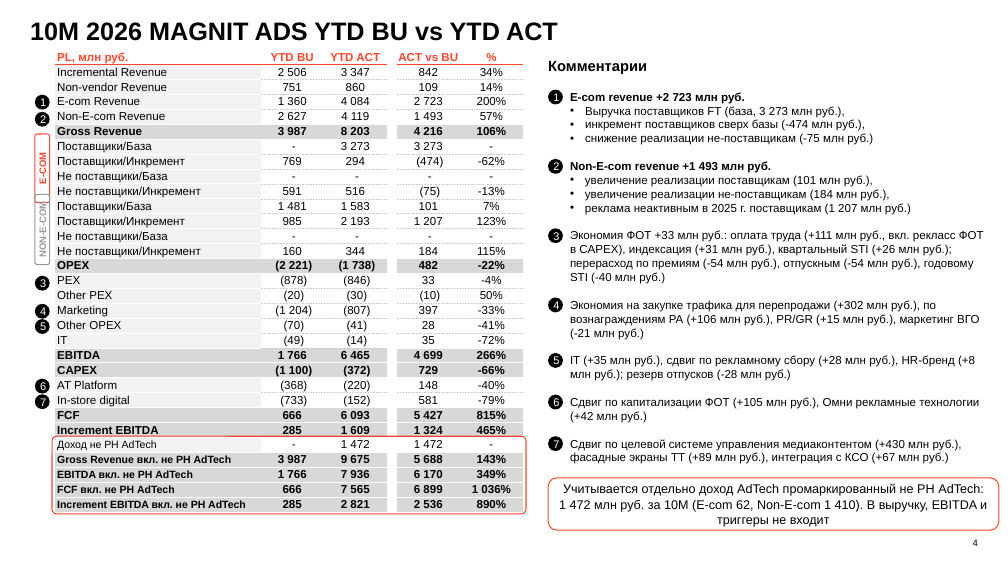
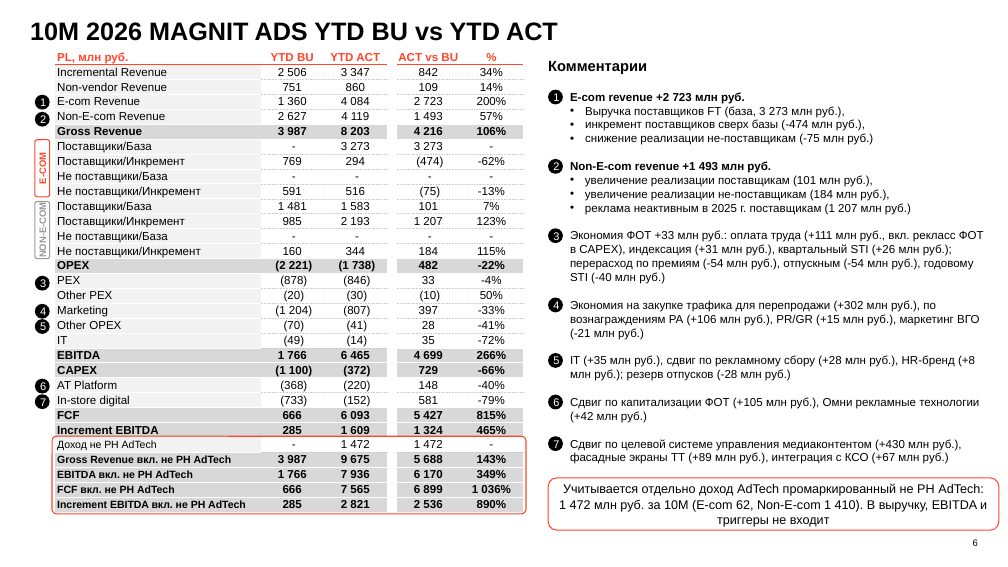
Before and after one commit to DenisMagnit/1, a slide deck: slide 6 of AdTech_MBR_Oct_2026.pptx (slide 4 before the commit). Drawn at 1008x567 pixels with LibreOffice and Linux fonts; fonts in the diff are those of the drawing; background and template pictures are left out. Boxes give left, top, right and bottom in pixels: in the first picture for what was removed or moved away, otherwise in the second. Text is boxed around its words. In the diff, an @@ line names an element or a change of style, - is before the commit and + after.

```diff
--- a/AdTech_MBR_Oct_2026.pptx
+++ b/AdTech_MBR_Oct_2026.pptx
@@ rounded rectangle "E-COM": place and size @@
-rounded rectangle "E-COM" at (35,134,50,203)
+rounded rectangle "E-COM" at (35,140,50,197)
@@ rounded rectangle "NON-E-COM": place and size @@
-rounded rectangle "NON-E-COM" at (35,195,50,265)
+rounded rectangle "NON-E-COM" at (35,201,50,259)
@@ page number at (973,539,978,546): text changed @@
-4
+6
```
Also in this commit, not shown: 3 other slides changed, 1 slide added.
